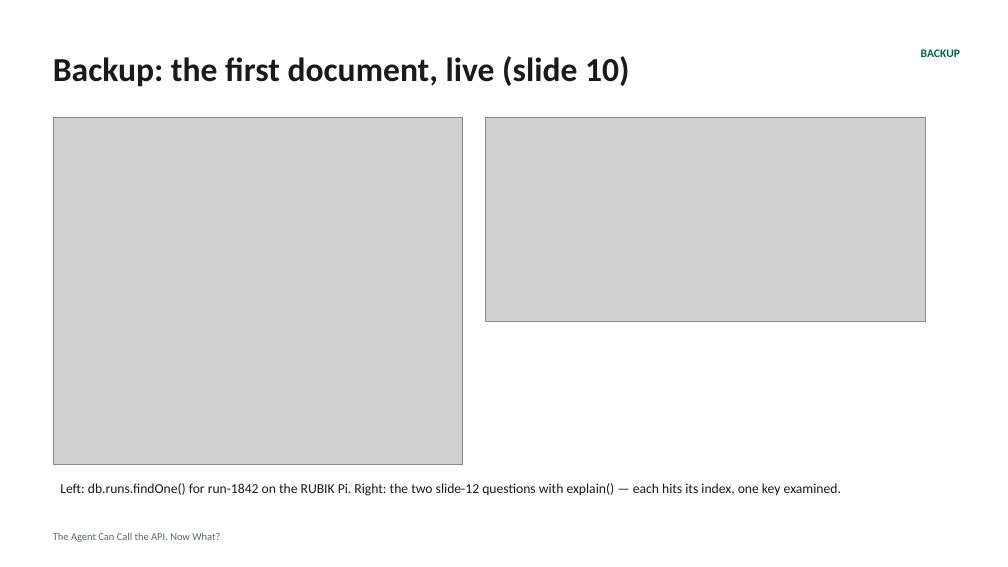
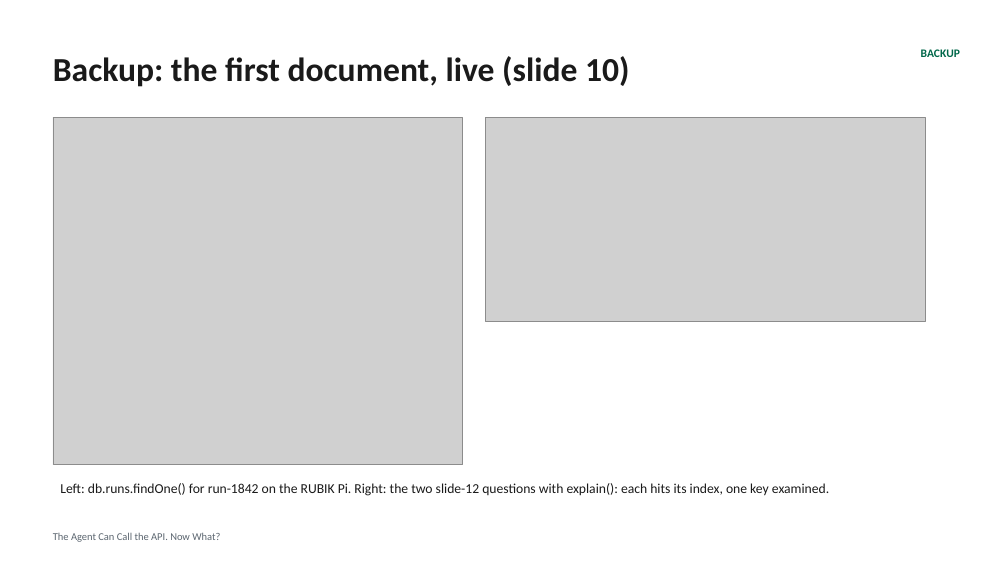
Before and after one commit to eoinjordan/what-should-a-local-agent-remember, a slide deck: slide 34 of slides/what-should-a-local-agent-remember.pptx (slide 33 before the commit). Drawn at 1008x567 pixels with LibreOffice and Linux fonts; fonts in the diff are those of the drawing; grey boxes stand for pictures. Boxes give left, top, right and bottom in pixels: in the first picture for what was removed or moved away, otherwise in the second. Text is boxed around its words. In the diff, an @@ line names an element or a change of style, - is before the commit and + after.

Commit message:
Diagrams redrawn in draw.io (sources in diagrams/); SimCity backup slide; handout and slides regenerated

```diff
--- a/slides/what-should-a-local-agent-remember.pptx
+++ b/slides/what-should-a-local-agent-remember.pptx
@@ text at box(60, 483, 829, 496): text changed @@
-Left: db.runs.findOne() for run-1842 on the RUBIK Pi. Right: the two slide-12 questions with explain() — each hits its index, one key examined.
+Left: db.runs.findOne() for run-1842 on the RUBIK Pi. Right: the two slide-12 questions with explain(): each hits its index, one key examined.
```
Also in this commit, not shown: 26 other slides changed, 2 slides added, 1 slide removed, 36 other files.
